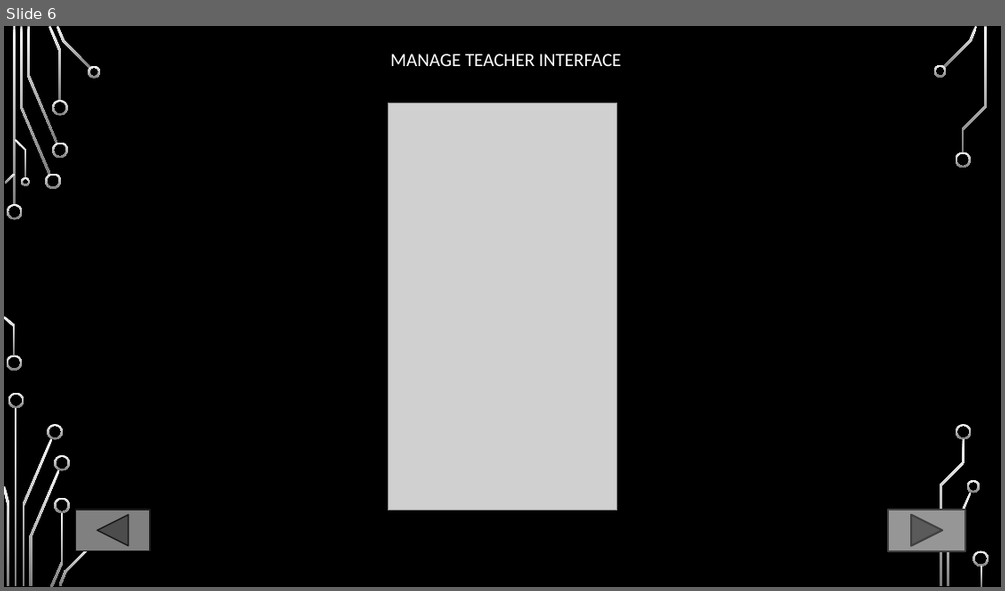
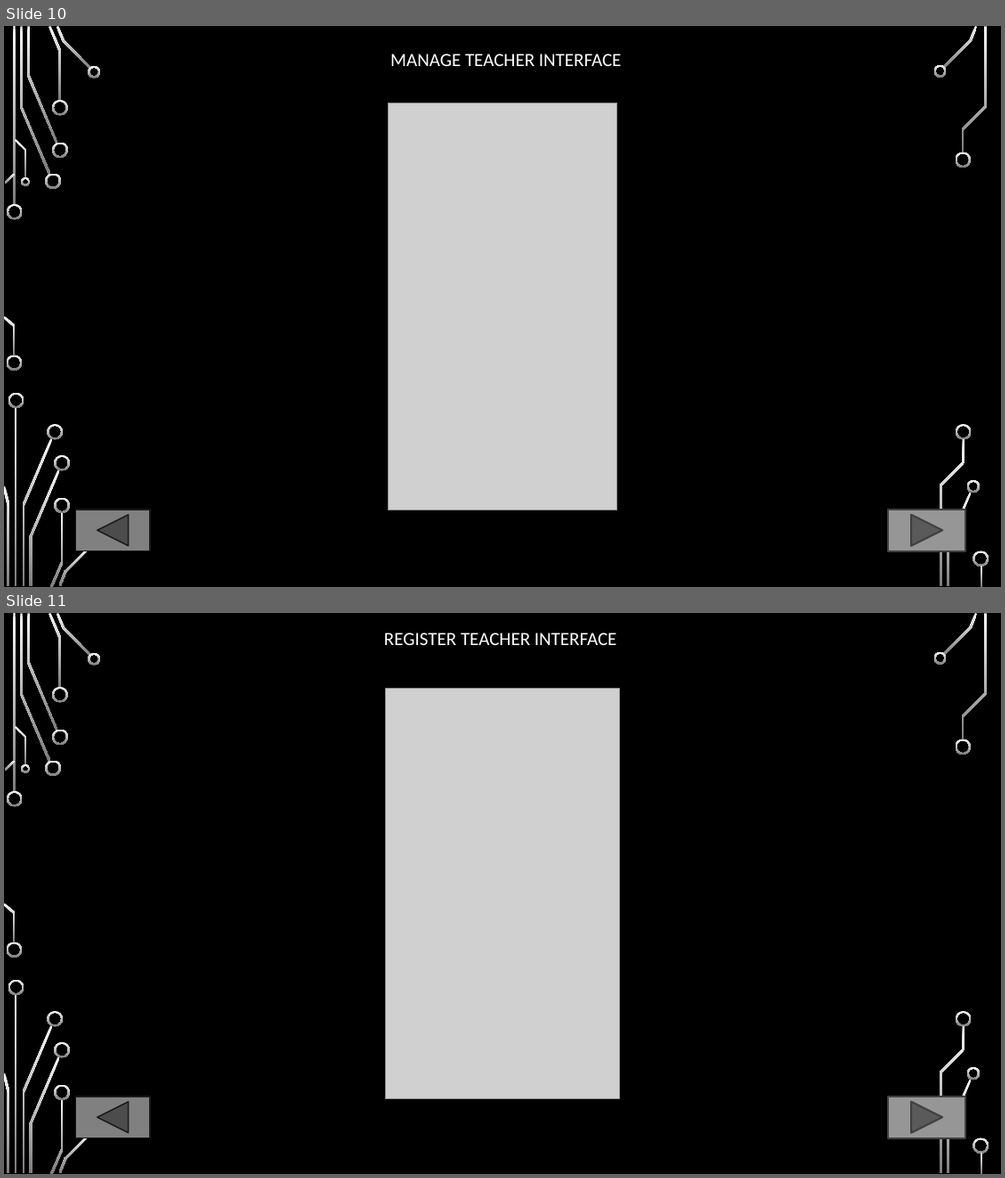
Before and after one commit to FarissAdnann/FYPGROUP2, a slide deck: Interface/INTERFACE.pptx. Shown one above the other, each under a label of ours: slide 6 before the commit, slides 10 and 11 after it. The pictures are 1005x591 and 1005x1178 pixels, drawn with LibreOffice and Linux fonts; fonts in the diff are those of the drawing; grey boxes stand for pictures; background and template pictures are left out. Boxes give left, top, right and bottom in pixels: in the first picture for what was removed or moved away, otherwise in the second. Text is boxed around its words. In the diff, an @@ line names an element or a change of style, - is before the commit and + after.

```diff
--- a/Interface/INTERFACE.pptx
+++ b/Interface/INTERFACE.pptx
@@ slide 11 added at box(4, 613, 1001, 1174), background picture (left out); not listed: 36 template elements that a slide beside it also shows @@
@@ text added at box(384, 633, 617, 645), 18 pt, text #FFFFFF @@
+REGISTER TEACHER INTERFACE
@@ picture added at box(386, 688, 619, 1098) @@
@@ action button back previous added at box(76, 1096, 150, 1138), fill #808080, outline #191919 1.25 pt @@
@@ action button forward next added at box(889, 1096, 966, 1138), fill #969696, outline #404040 1.75 pt @@
@@ what was slide 6 is now slide 10 @@
```
Also in this commit, not shown: 4 slides changed, 2 other slides added, 6 other files.
